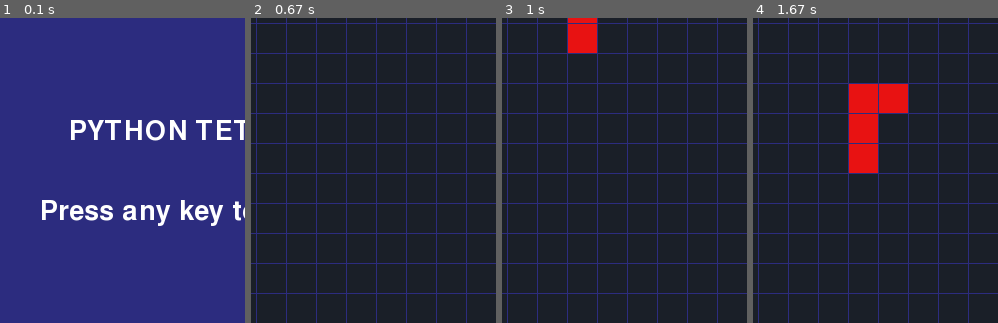
Above: before the commit, frames 1-4 (left to right).
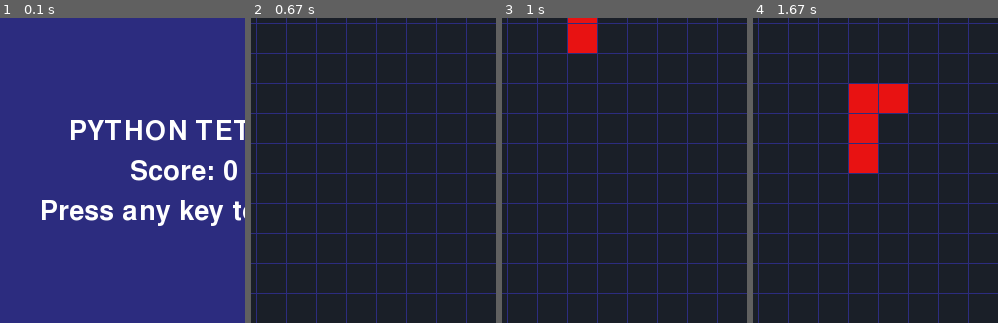
Above: after the commit, the same moments.

Repository: csivitu/Tetris-Pygames
Game: pygame game, started from main.py
Same seed, same stepped clock (60 frames per second), same inputs: the game is played once before the commit and once after it.
Inputs:
- Up to frame 1 (0.1 s): no input
- Up to frame 2 (0.67 s): hold Right from 0.33 s (still down)
- Up to frame 3 (1 s): release Right at 0.8 s; hold Up from 0.83 s (still down)
- Up to frame 4 (1.67 s): release Up at 1.13 s; hold Right 1.17-1.63 s
The pictures show only the part of the screen within x 12-62%, y 25-74%; the shares and areas given below are measured in that part.

The runs differ from the first frame. In frame 1, 1.3% of the frame differs, in the area x 53-97%, y 46-54%; in frame 2, nothing differs; in frame 3, nothing differs; in frame 4, nothing differs.

Commit message:
Fixed issue #3

Diff:
--- a/main.py
+++ b/main.py
@@ -46,8 +46,14 @@
     if game.game_over:
         if game.score == 0:
             draw_start_screen(screen, title_font)
+            score_value = title_font.render("Score: "+str(game.score), True, Colors.white)
+            screen.blit(score_value, (195, 295))
+            pygame.display.update()
         else:
             draw_game_over_screen(screen, title_font)
+            score_value = title_font.render("Score: "+str(game.score), True, Colors.white)
+            screen.blit(score_value, (180, 295))
+            pygame.display.update()
     else:
         score_value_surface = title_font.render(str(game.score), True, Colors.white)
         screen.fill(Colors.dark_blue)
@@ -58,5 +64,4 @@
         pygame.draw.rect(screen, Colors.light_blue, next_rect, 0, 10)
         game.draw(screen)
         pygame.display.update()
-
     clock.tick(60)
